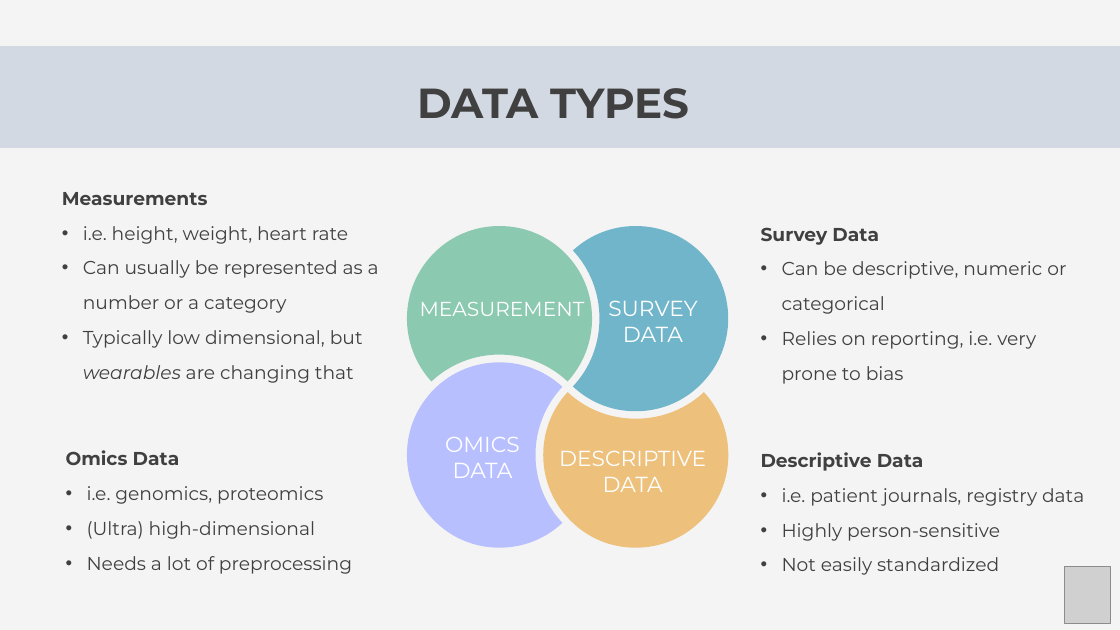
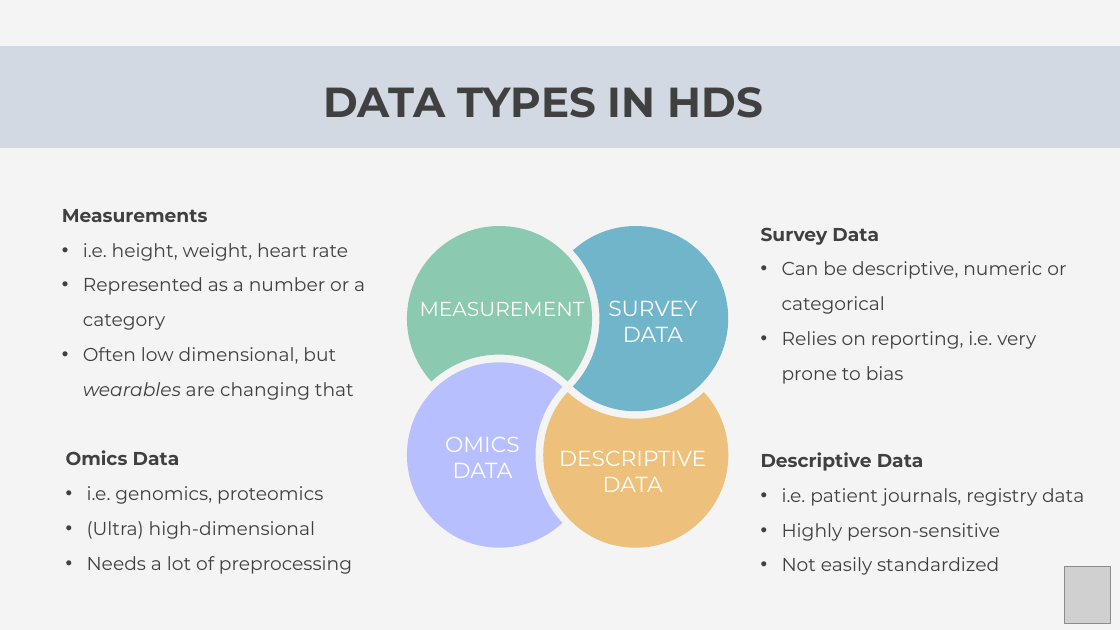
Before and after one commit to Center-for-Health-Data-Science/Foundations-of-Health-Data-Science, a slide deck: slide 4 of Slides/FHDS_Data_Collection_Part1.pptx. Drawn at 1120x630 pixels with LibreOffice and Linux fonts; fonts in the diff are those of the drawing; grey boxes stand for pictures. Boxes give left, top, right and bottom in pixels: in the first picture for what was removed or moved away, otherwise in the second. Text is boxed around its words. In the diff, an @@ line names an element or a change of style, - is before the commit and + after.

Commit message:
slide show 1 updated, text cut and headers changed

```diff
--- a/Slides/FHDS_Data_Collection_Part1.pptx
+++ b/Slides/FHDS_Data_Collection_Part1.pptx
@@ text at box(324, 87, 762, 118): text changed @@
-DATA TYPES
+DATA TYPES IN HDS
@@ text "Measurements": place and size @@
-text "Measurements" at box(62, 192, 379, 383)
+text "Measurements" at box(62, 209, 365, 400)
@@ text at box(83, 277, 365, 400): text changed @@
-• Can usually be represented as a number or a category
-• Typically low dimensional, but wearables are changing that
+• Represented as a number or a category
+• Often low dimensional, but wearables are changing that
```
Also in this commit, not shown: 6 other slides changed, 1 other file.
